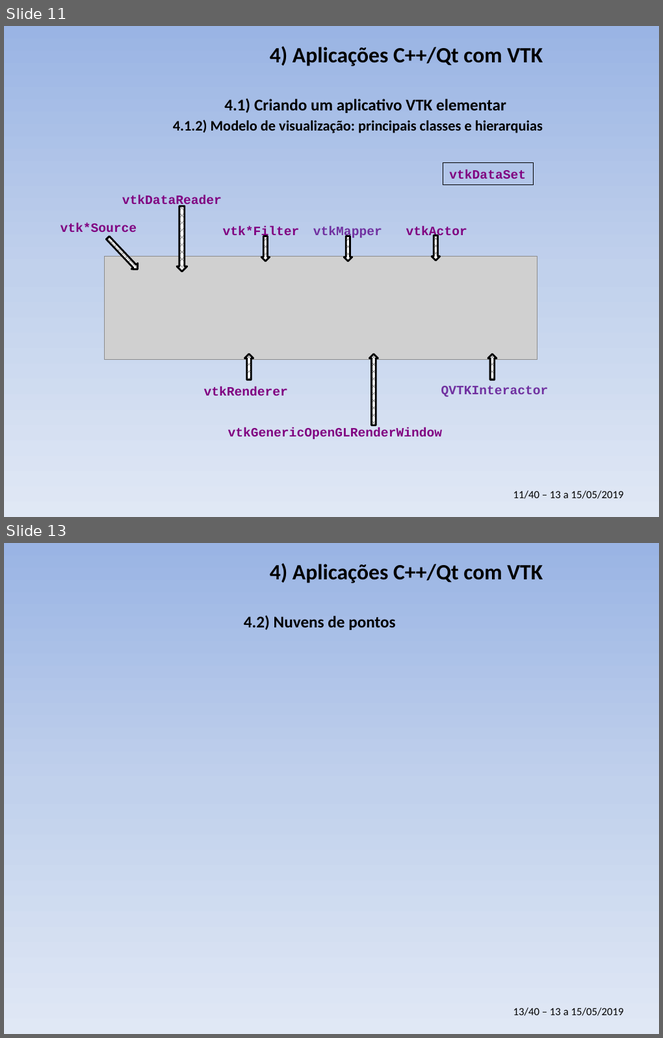
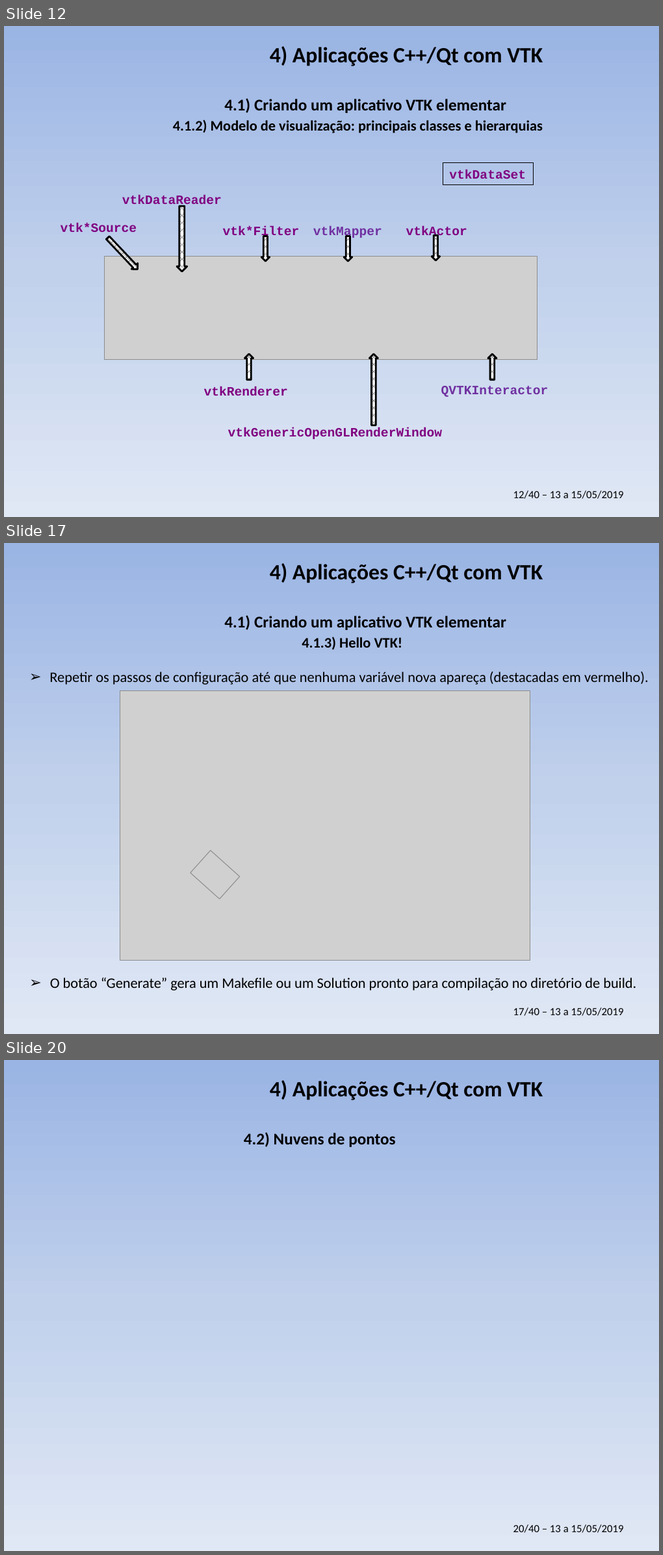
Before and after one commit to PauloCarvalhoRJ/cursoVTKgeo, a slide deck: aulas_3dias/slides_3dias.pptx. Shown one above the other, each under a label of ours: slides 11 and 13 before the commit, slides 12, 17 and 20 after it; the slides between them are not shown. The pictures are 663x1038 and 663x1555 pixels, drawn with LibreOffice and Linux fonts; fonts in the diff are those of the drawing; grey boxes stand for pictures; background and template pictures are left out. Boxes give left, top, right and bottom in pixels: in the first picture for what was removed or moved away, otherwise in the second. Text is boxed around its words. In the diff, an @@ line names an element or a change of style, - is before the commit and + after.

```diff
--- a/aulas_3dias/slides_3dias.pptx
+++ b/aulas_3dias/slides_3dias.pptx
@@ slide 17 added at <box>4,543,659,1034</box>, background gradient #9AB5E4 to #C2D1ED to #E1E8F5; not listed: 1 template element that a slide beside it also shows @@
@@ title added at <box>270,563,543,583</box>, 24 pt, text #000000, bold @@
+4) Aplicações C++/Qt com VTK
@@ text added at <box>224,615,506,630</box>, 18 pt, text #000000, bold @@
+4.1) Criando um aplicativo VTK elementar
@@ text added at <box>302,637,403,650</box>, 16 pt, text #000000, bold @@
+4.1.3) Hello VTK!
@@ text added at <box>50,672,649,685</box>, 16 pt, text #000000 @@
+➢ Repetir os passos de configuração até que nenhuma variável nova apareça (destacadas em vermelho).
@@ picture added at <box>120,691,530,960</box> @@
@@ picture added at <box>191,851,240,900</box> @@
@@ text added at <box>50,978,636,991</box>, 16 pt, text #000000 @@
+➢ O botão “Generate” gera um Makefile ou um Solution pronto para compilação no diretório de build.
@@ what was slide 11 is now slide 12 @@
@@ text at <box>514,491,624,499</box>: text changed @@
-11/40 – 13 a 15/05/2019
+12/40 – 13 a 15/05/2019
@@ what was slide 13 is now slide 20 @@
@@ text at <box>514,1525,624,1533</box>: text changed @@
-13/40 – 13 a 15/05/2019
+20/40 – 13 a 15/05/2019
```
Also in this commit, not shown: 1 slide changed, 6 other slides added.
